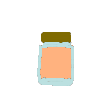
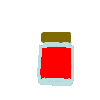
The second 100×100 image is a revision of the first. Changes to its layers:
painted on "sauce" over [40, 45, 73, 83]
